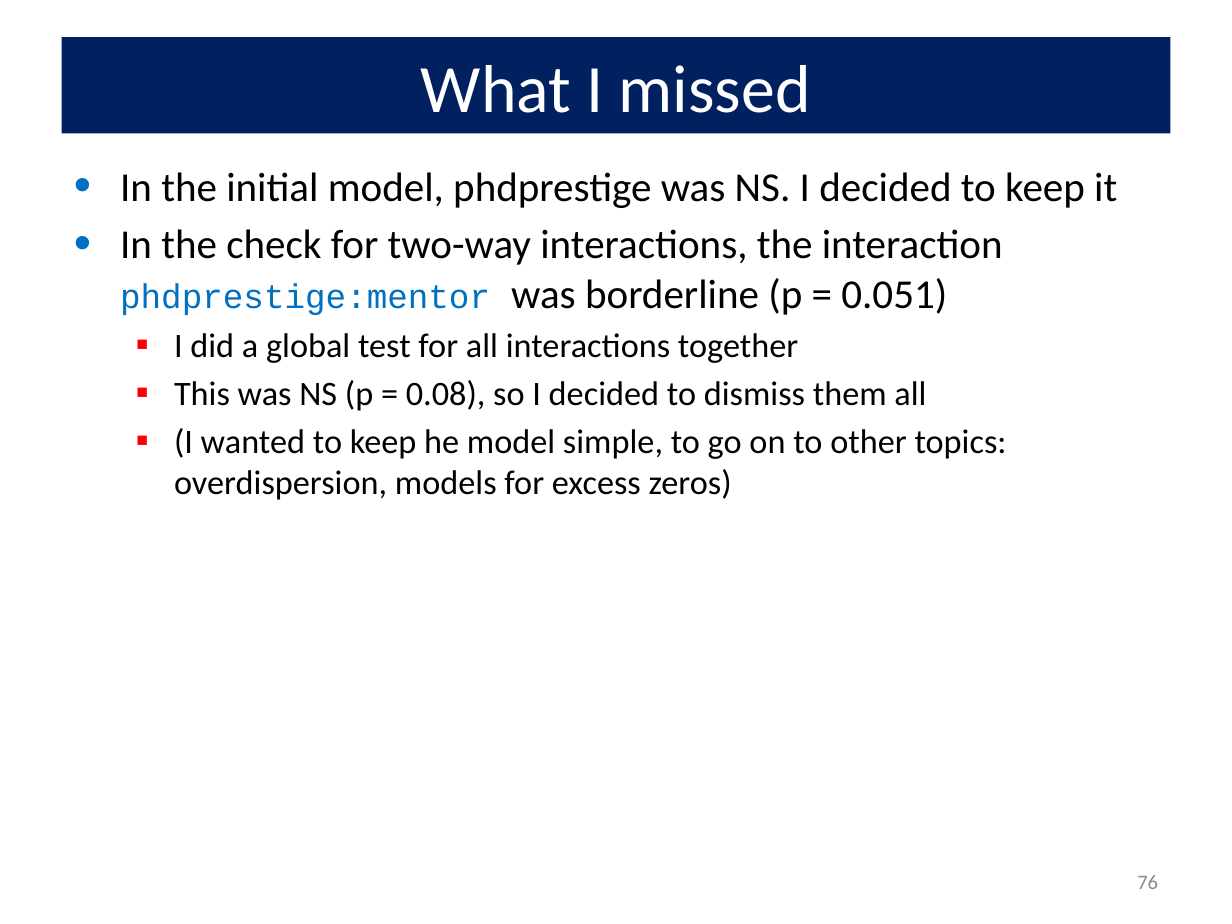
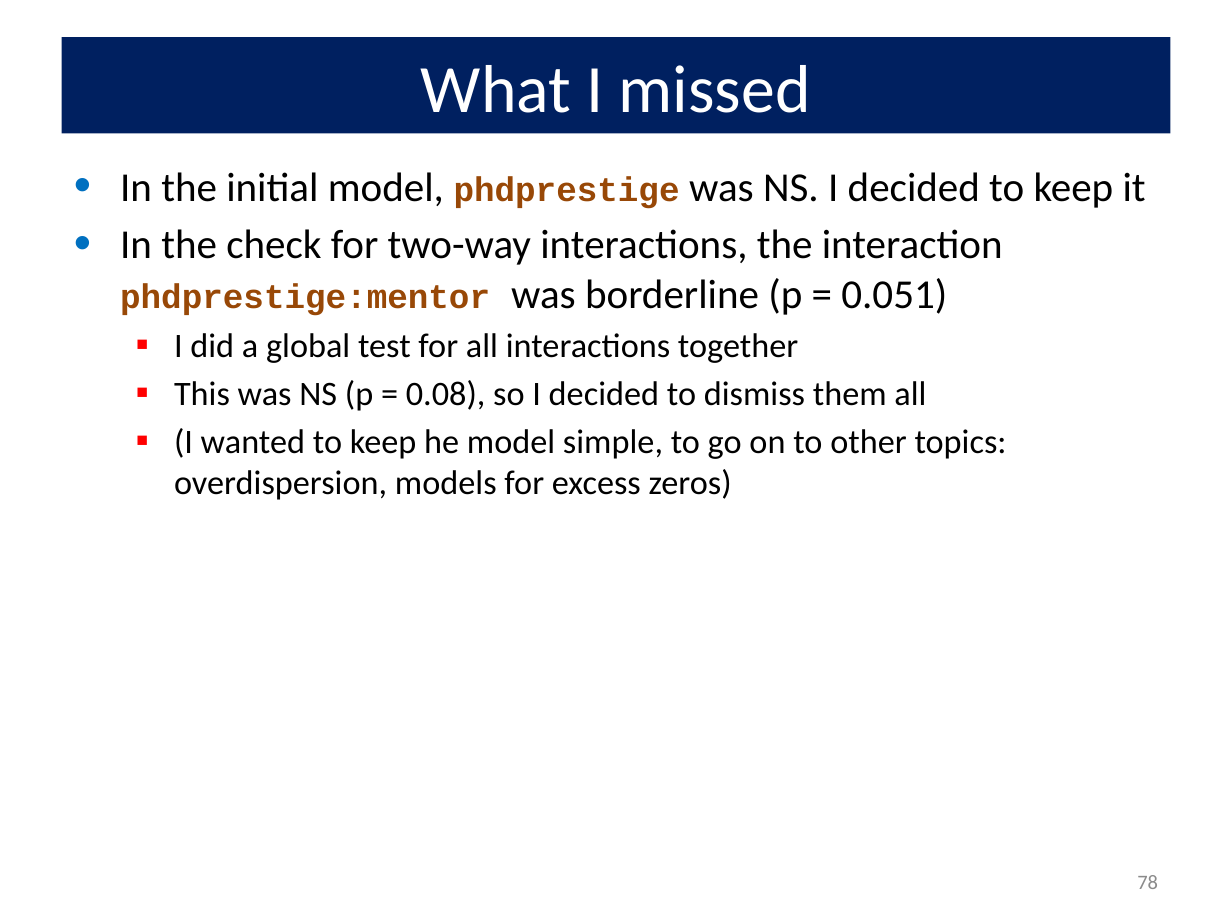
Before and after one commit to friendly/psy6136, a slide deck: slide 78 of lectures/09-CountData.pptx (slide 76 before the commit). Drawn at 1232x924 pixels with LibreOffice and Linux fonts; fonts in the diff are those of the drawing. Boxes give left, top, right and bottom in pixels: in the first picture for what was removed or moved away, otherwise in the second. Text is boxed around its words. In the diff, an @@ line names an element or a change of style, - is before the commit and + after.

```diff
--- a/lectures/09-CountData.pptx
+++ b/lectures/09-CountData.pptx
@@ text at <box>120,172,1146,316</box>: size 24 to 20 pt, font Calibri to Courier New, text colour #000000 to #984807 in "phdprestige"; bold on in "phdprestige", "phdprestige:mentor"; text colour #0070C0 to #984807 in "phdprestige:mentor" @@
@@ page number at <box>1137,875,1158,889</box>: text changed @@
-76
+78
```
Also in this commit, not shown: 9 other slides changed, 2 slides added, 4 other files.
